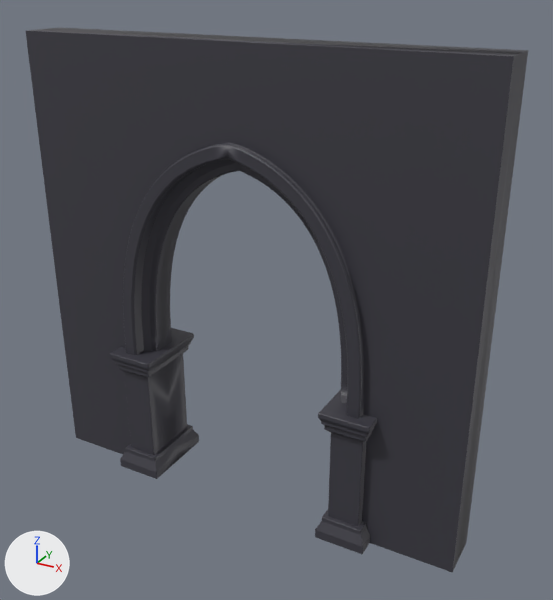
The FBX model Assets/Enviroment/Door.fbx: old version first, new version second.
Both versions are drawn from a 50 mm lens placed at (7.67, -12.74, 11.28), pointed at (0.55, 0.21, 4.8). The lights are fixed; the arrows at lower left show +X, +Y and +Z. Vertices at the same position are counted once.

Names of what the first picture shows: 'Arch.008'.
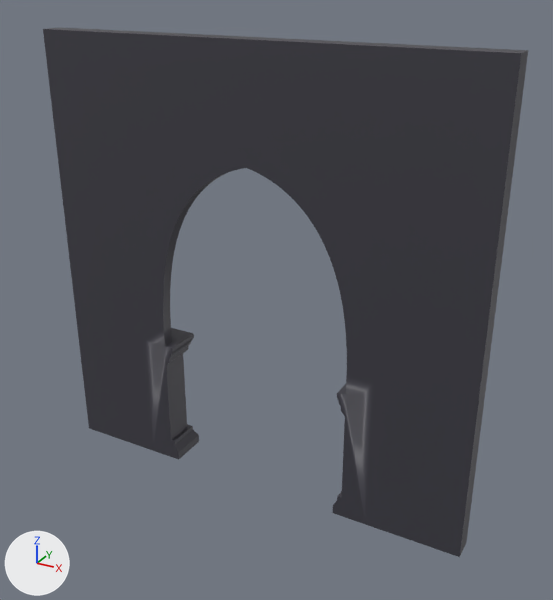
Boxes (x1, y1, x2, y2) around the edits, measured in the pictures (553 x 600 px):
'Arch.008', reshaped
    before: (26, 27, 528, 572)
    after: (43, 27, 528, 557)
part 1 of me_beziercurve_004_beziercurve_004, cut back
    before: (26, 29, 521, 572)
    after: (245, 38, 523, 557)

What the commit changed:
me_beziercurve_004_beziercurve_004 is used by ob_arch_008; location (0.0, 0.0, 0.0).
me_beziercurve_004_beziercurve_004 had 2593 vertices, 2624 faces and spanned x -5.0..5.0, y -0.9..0.9, z 0.0..10.0.
me_beziercurve_004_beziercurve_004 now has 1420 vertices, 1360 faces and spans x -5.0..5.0, y 0.0..0.9, z 0.0..10.0.
me_beziercurve_004_beziercurve_004 part 1: 1 vertex moved from x 0.32, y -0.3, z 8.13 to x 0.0, y 0.0, z 8.2; 1188 vertices removed from x -5.0..5.0, y -0.9..-0.27, z 0.0..10.0; 15 vertices added at x 0.0, y 0.0..0.7, z 7.6..10.0.
